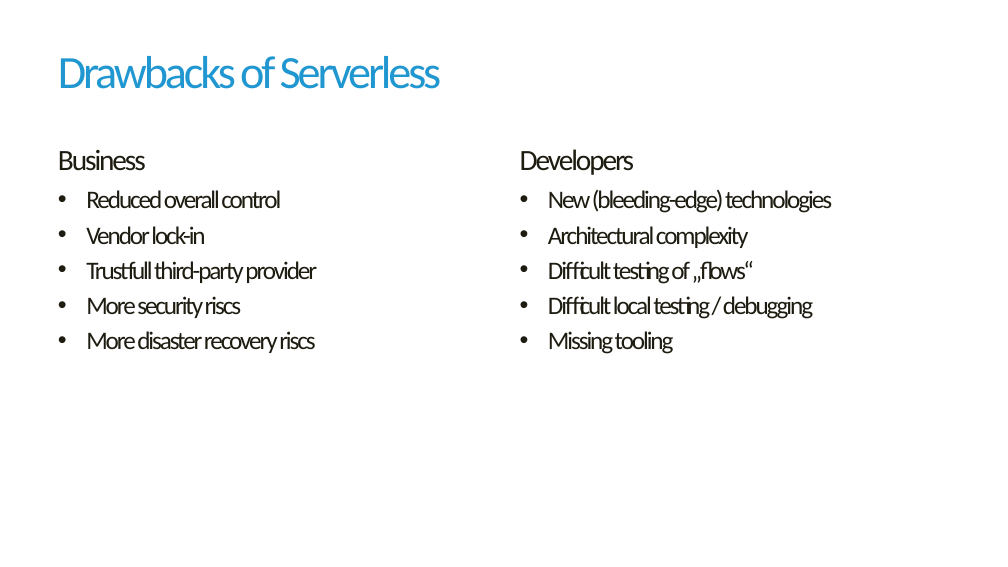
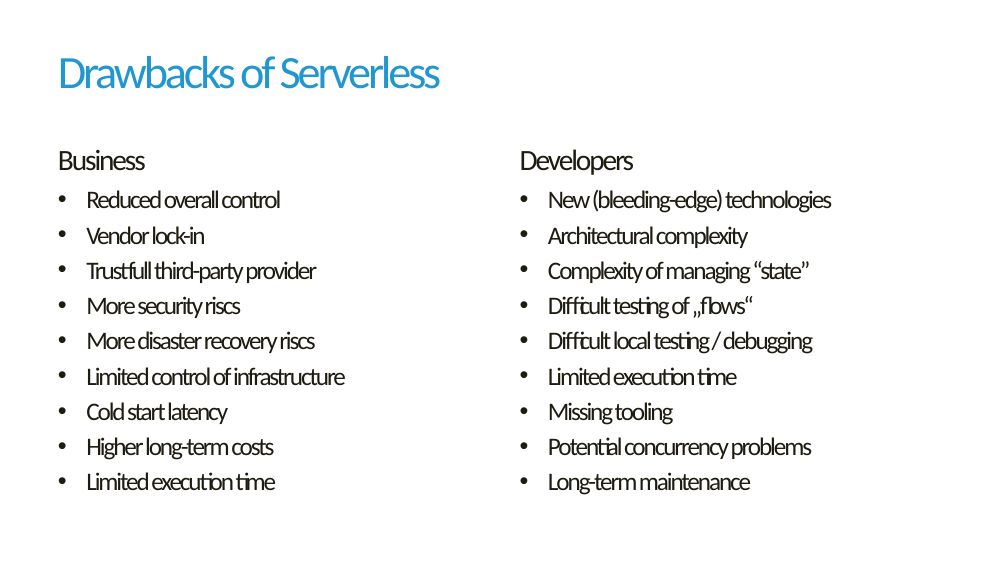
Before and after one commit to havit/CloudApplicationsDevelopment, a slide deck: slide 5 of Lab7-Serverless/Serverless-computing.pptx. Drawn at 1008x567 pixels with LibreOffice and Linux fonts; fonts in the diff are those of the drawing; background and template pictures are left out. Boxes give left, top, right and bottom in pixels: in the first picture for what was removed or moved away, otherwise in the second. Text is boxed around its words. In the diff, an @@ line names an element or a change of style, - is before the commit and + after.

Commit message:
Lab 7 - Serverless update

```diff
--- a/Lab7-Serverless/Serverless-computing.pptx
+++ b/Lab7-Serverless/Serverless-computing.pptx
@@ text at <box>548,261,810,284</box>: paragraph added @@
+• Complexity of managing “state”
@@ text at <box>86,367,346,490</box>: paragraphs added @@
+• Limited control of infrastructure
+• Cold start latency
+• Higher long-term costs
+• Limited execution time
@@ text at <box>548,367,738,385</box>: paragraph added @@
+• Limited execution time
@@ text at <box>548,437,813,495</box>: paragraphs added @@
+• Potential concurrency problems
+• Long-term maintenance
```
Also in this commit, not shown: 8 other slides changed, 11 other files.
